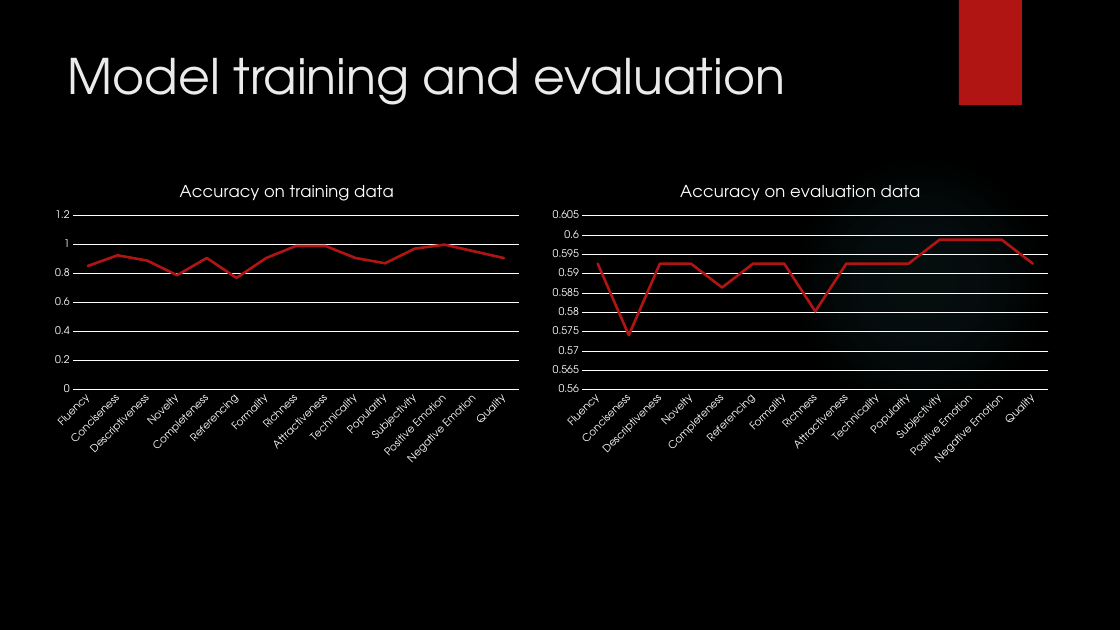
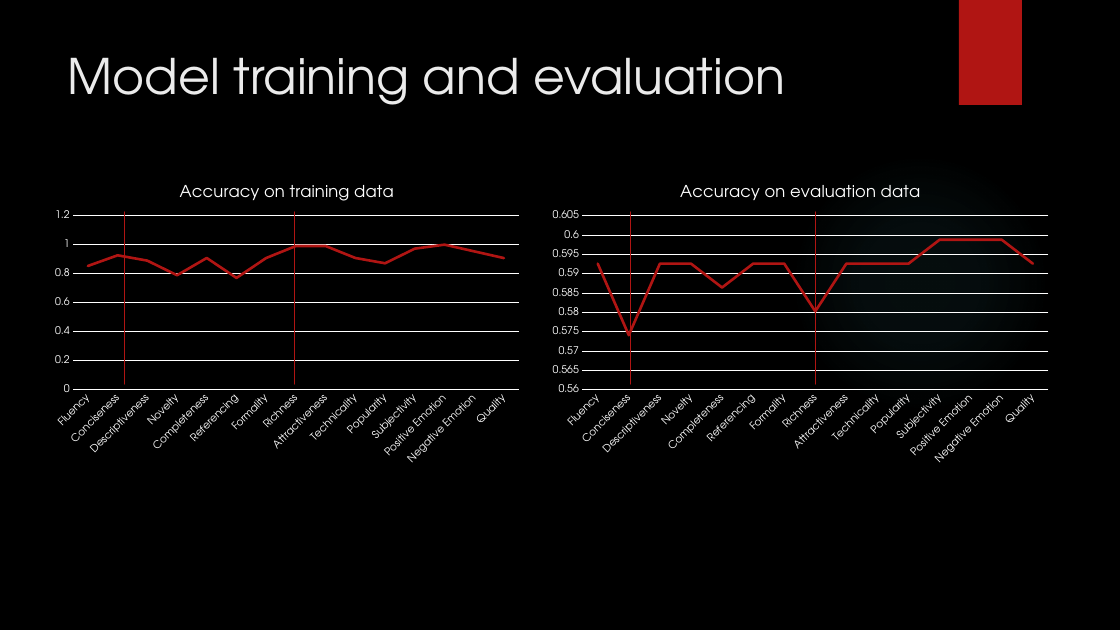
Before and after one commit to yanglinfang/W266FakeNewsIdentification, a slide deck: slide 11 of Low Quality News Identification.pptx. Drawn at 1120x630 pixels with LibreOffice and Linux fonts; fonts in the diff are those of the drawing; background and template pictures are left out. Boxes give left, top, right and bottom in pixels: in the first picture for what was removed or moved away, otherwise in the second. Text is boxed around its words. In the diff, an @@ line names an element or a change of style, - is before the commit and + after.

```diff
--- a/Low Quality News Identification.pptx
+++ b/Low Quality News Identification.pptx
@@ line added from (124, 212) to (124, 384), #B01513 0.75 pt @@
@@ line added from (294, 212) to (294, 384), #B01513 0.75 pt @@
@@ line added from (631, 212) to (631, 384), #B01513 0.75 pt @@
@@ line added from (816, 212) to (816, 384), #B01513 0.75 pt @@
```
Also in this commit, not shown: 2 other slides changed.
